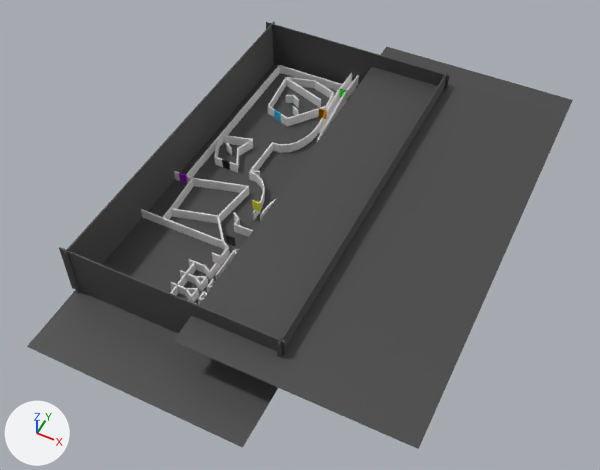
What one commit did to the Blender file Modelling/DOUG.blend.
Camera for both pictures: a 50 mm camera at (75.8, -150.8, 159.4) aimed at (12.6, -24.3, 1.4). Lighting does not change. The marker at lower left points along +X, +Y and +Z.

The first picture shows 'floor-col', 'floor-col.001', 'outerwall-col', 'outerwall-col.001', 'outerwall-col.002', 'outerwall-col.003', 'wall-col.008', 'wall-col.027'.
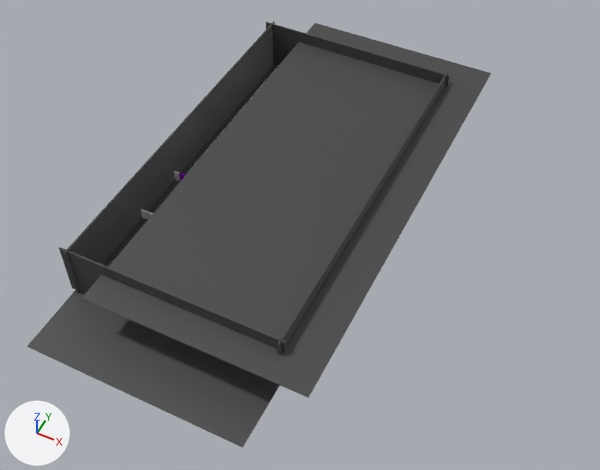
Diff of the bpy script that builds the scene:
```diff
--- a/Modelling/DOUG.blend.py
+++ b/Modelling/DOUG.blend.py
@@ ob_floor_col_001 @@
 ob_floor_col_001 = bpy.data.objects.new('floor-col.001', me_cube_033)
-ob_floor_col_001.location = (33.7, -11.4, 10.2)
+ob_floor_col_001.location = (9.6, -11.3, 11.2)
 ob_floor_col_001.scale = (3.31, 3.31, 3.31)
```

Boxes [x1, y1, x2, y2] around the edits, measured in the pictures (600 x 470 px):
'floor-col.001', moved
    before: [173, 47, 573, 449]
    after: [81, 23, 491, 398]
